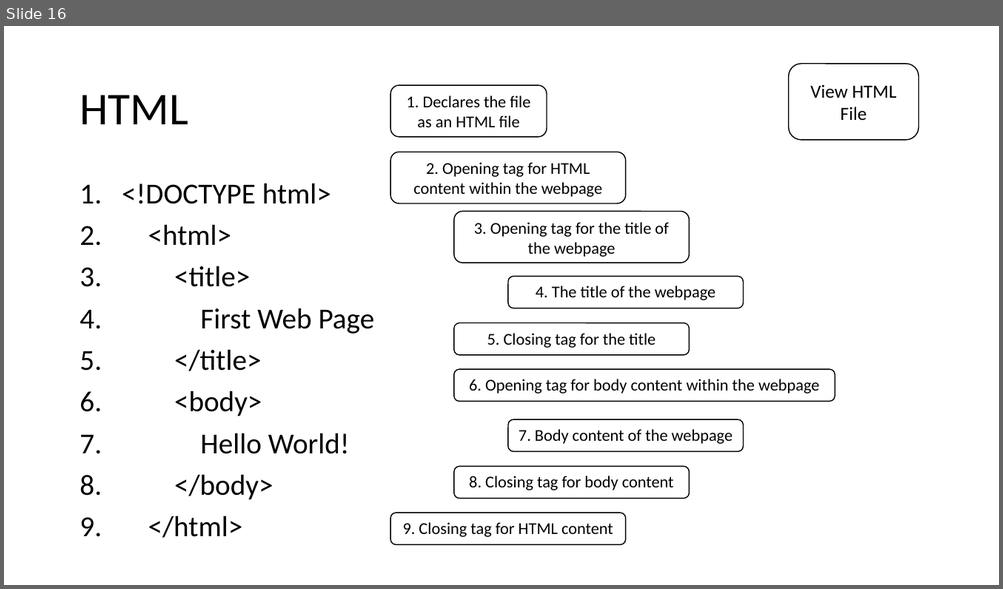
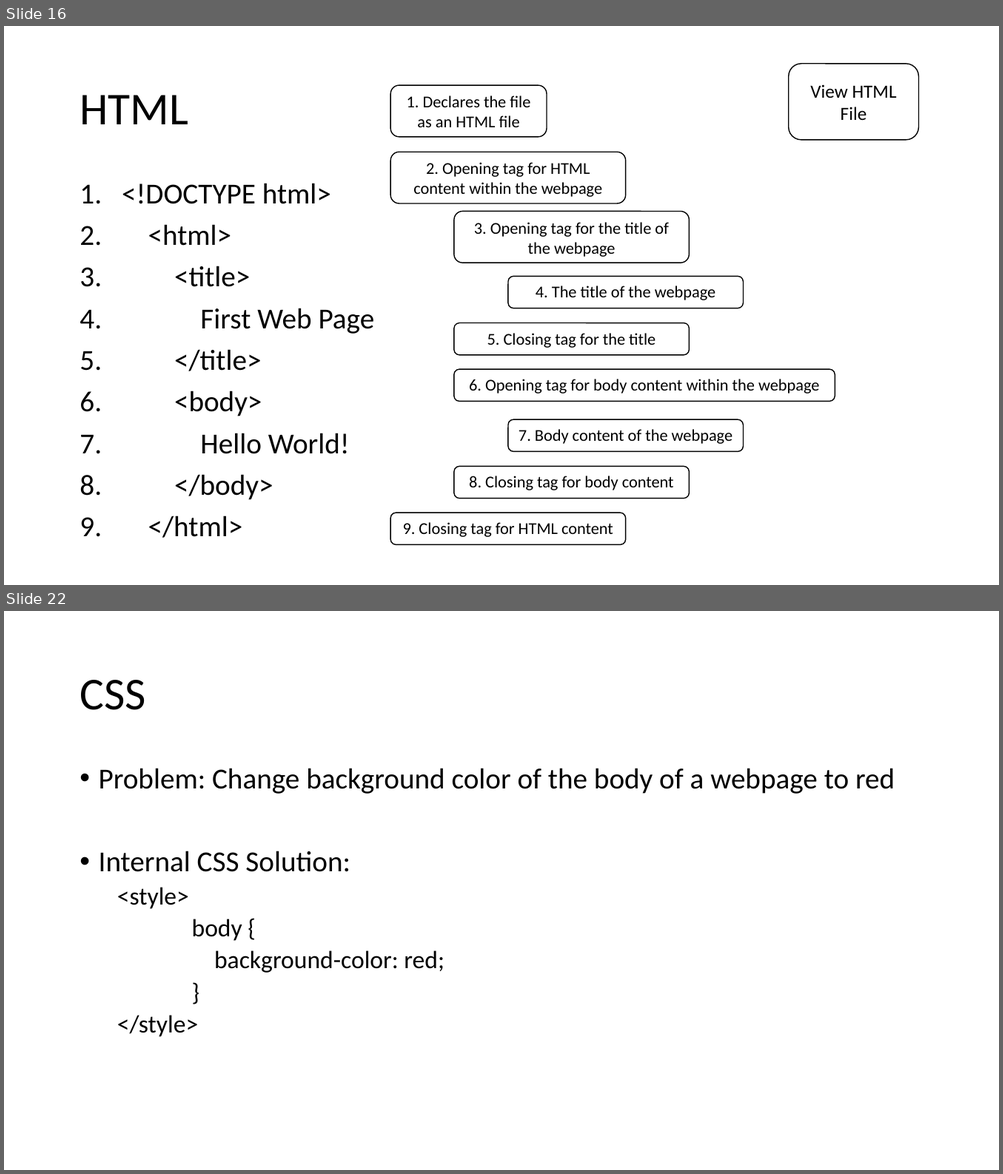
Before and after one commit to MrJoshGross/Course-Curricular-Material, a slide deck: Computer Science Principles/Lectures/Lecture 8 - HTML Tags.pptx. Shown one above the other, each under a label of ours: slide 16 before the commit, slides 16 and 22 after it; the slides between them are not shown. The pictures are 1003x589 and 1003x1174 pixels, drawn with LibreOffice and Linux fonts; fonts in the diff are those of the drawing. Boxes give left, top, right and bottom in pixels: in the first picture for what was removed or moved away, otherwise in the second. Text is boxed around its words. In the diff, an @@ line names an element or a change of style, - is before the commit and + after.

```diff
--- a/Computer Science Principles/Lectures/Lecture 8 - HTML Tags.pptx
+++ b/Computer Science Principles/Lectures/Lecture 8 - HTML Tags.pptx
@@ slide 22 added at [4, 611, 999, 1170], background #FFFFFF @@
@@ title added at [79, 680, 145, 710], 44 pt, text #000000 @@
+CSS
@@ text added at [99, 768, 894, 1037], 28 pt, text #000000 @@
+• Problem: Change background color of the body of a webpage to red
+• Internal CSS Solution:
+  <style>
+  body {
+  background-color: red;
+  }
+  </style>
```
Also in this commit, not shown: 23 other slides added.
